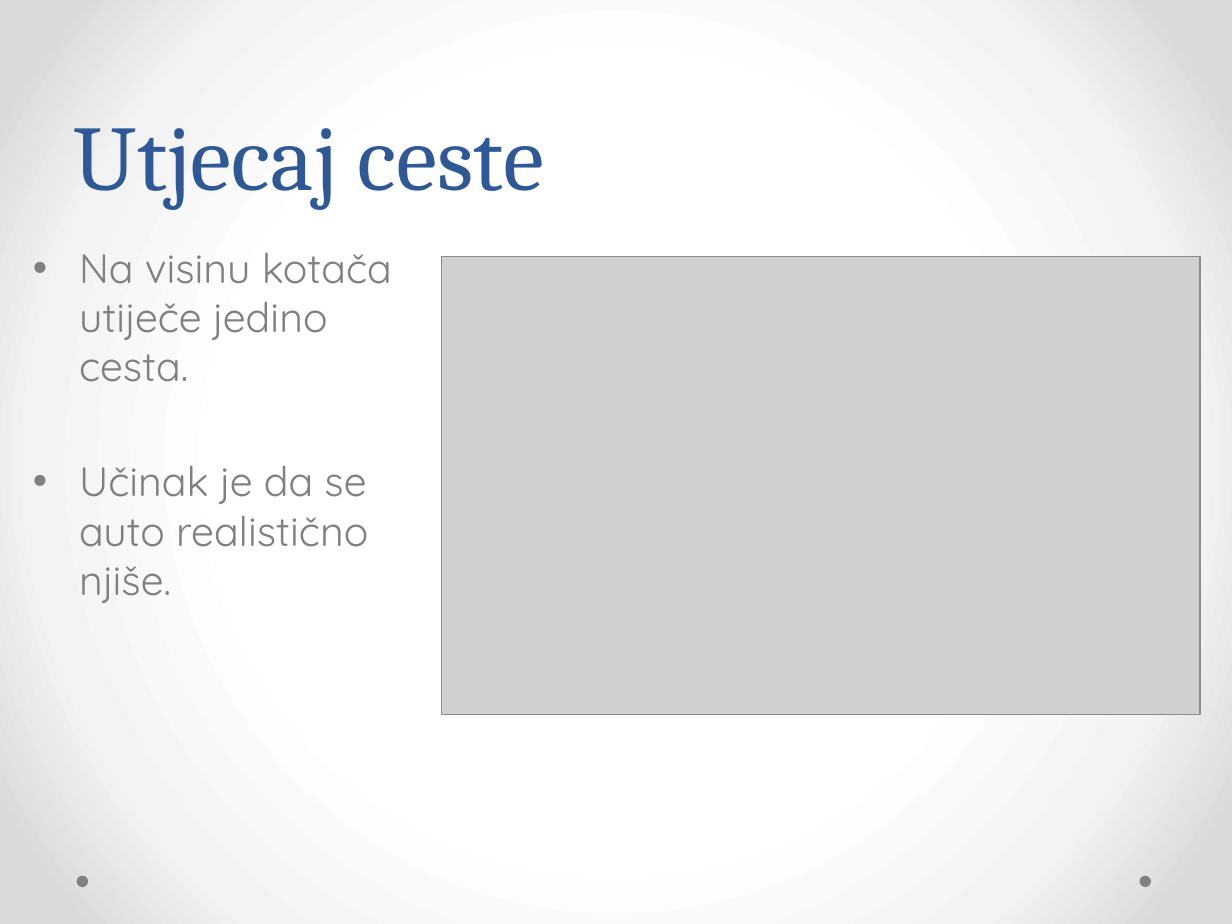
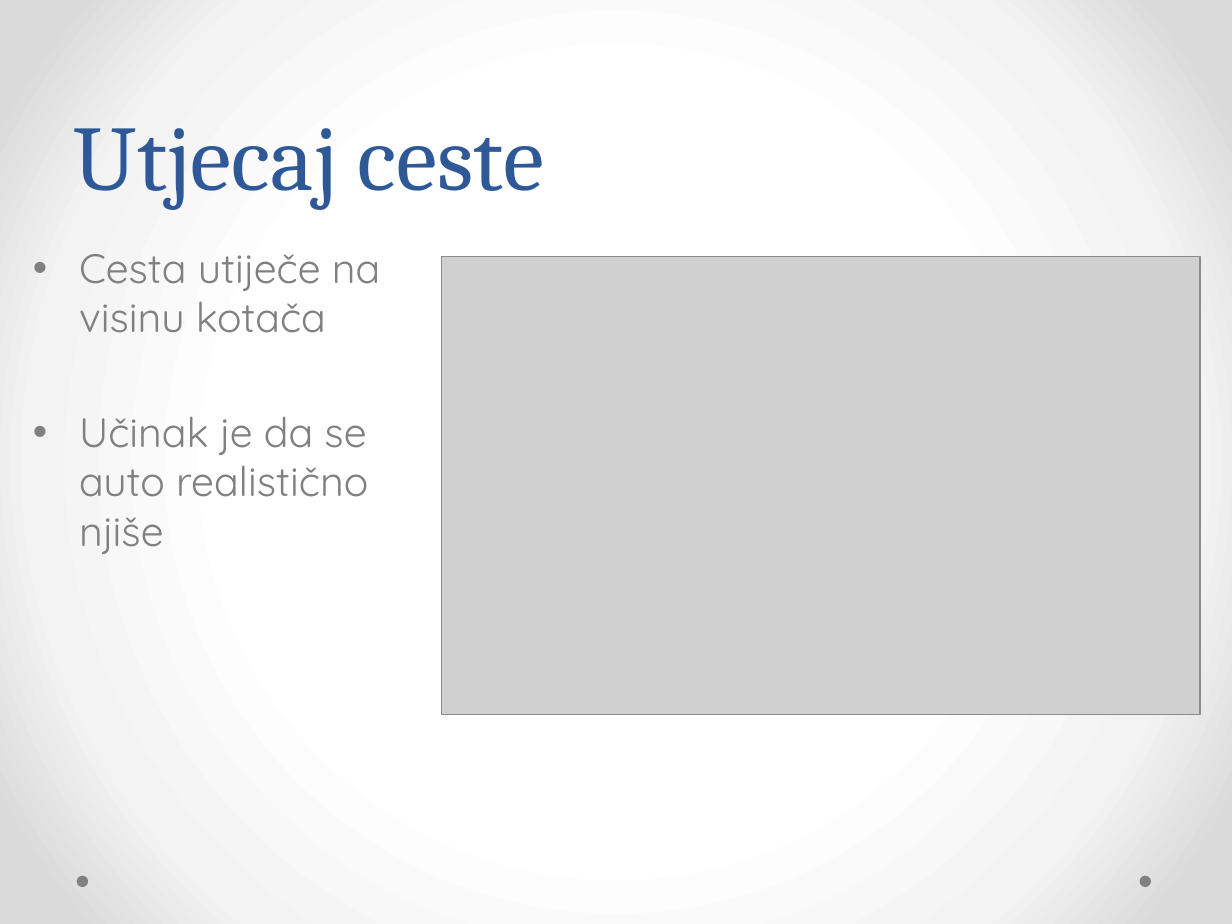
Before and after one commit to Bojanovski/IG-Project, a slide deck: slide 15 of Dokumentacija/Prezentacija.pptx (slide 5 before the commit). Drawn at 1232x924 pixels with LibreOffice and Linux fonts; fonts in the diff are those of the drawing; grey boxes stand for pictures. Boxes give left, top, right and bottom in pixels: in the first picture for what was removed or moved away, otherwise in the second. Text is boxed around its words. In the diff, an @@ line names an element or a change of style, - is before the commit and + after.

```diff
--- a/Dokumentacija/Prezentacija.pptx
+++ b/Dokumentacija/Prezentacija.pptx
@@ text at [79,254,380,554]: text changed @@
-• Na visinu kotača utiječe jedino cesta.
-• Učinak je da se auto realistično njiše.
+• Cesta utiječe na visinu kotača
+• Učinak je da se auto realistično njiše
```
Also in this commit, not shown: 9 other slides changed, 7 slides added, 6 other files.
